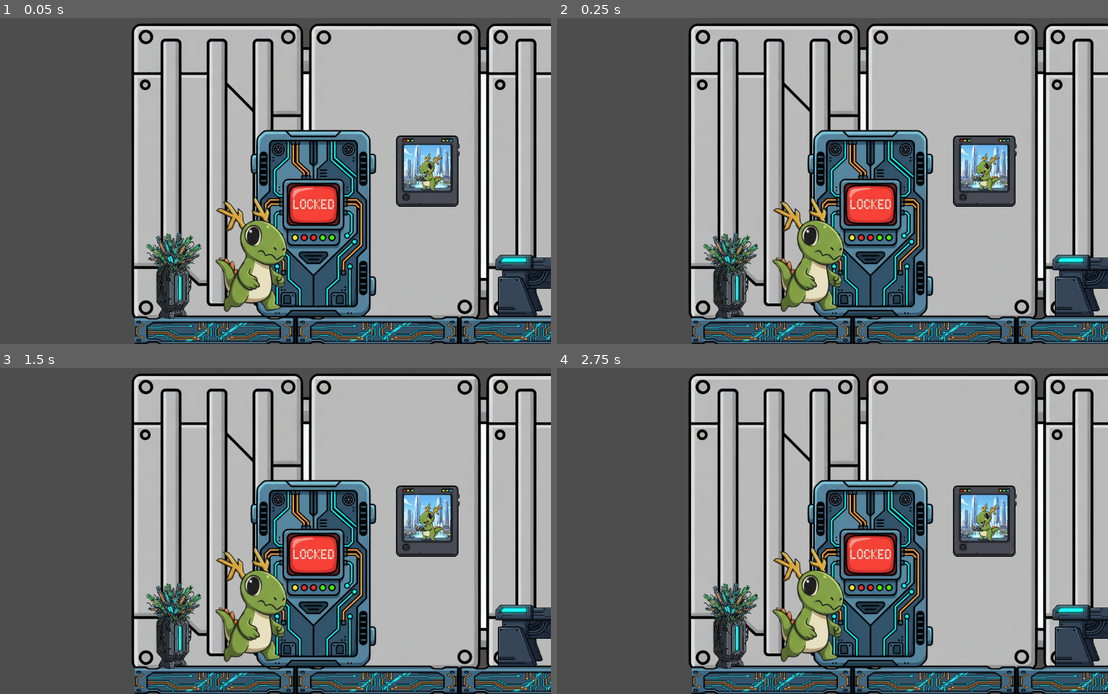
Above: before the commit, frames 1-4 (two rows, left to right).
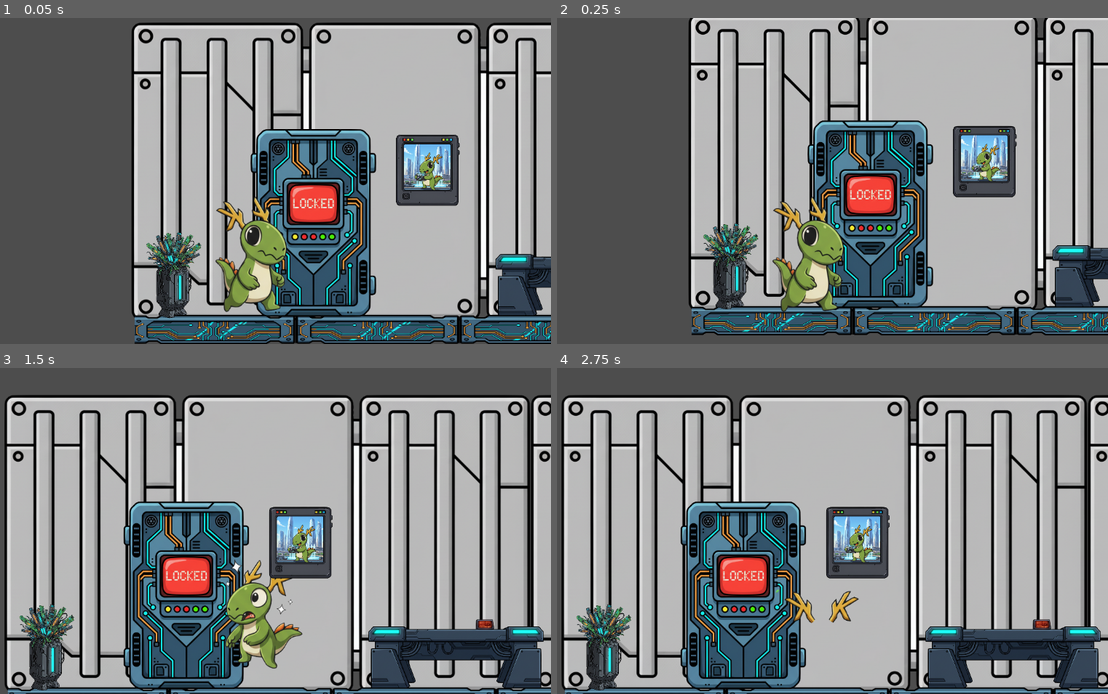
Above: after the commit, the same moments.

Repository: tcanabrava/konquigame
Game: Godot game, scene res://scenes/konqui_bedroom.tscn
The game is run twice, just before and just after one commit, with the same random seed, the same clock (stepped at 60 frames per second) and the same inputs.
Inputs:
- Up to frame 1 (0.05 s): no input
- Up to frame 2 (0.25 s): no input
- Up to frame 3 (1.5 s): tap Enter (run) at 0.5 s; hold Right (right) from 0.53 s (still down); tap Alt (attack) at 0.6 s; tap Space (jump) at 0.77 s; tap Q (fakedeath) at 1.35 s
- Up to frame 4 (2.75 s): tap Space (jump) at 1.52 s; release Right (right) at 2.03 s; hold Left (left) from 2.03 s (still down); hold Enter (run) from 2.03 s (still down)

The runs differ from the first frame. In frame 1, 11% of the frame differs, in the area x 23-100%, y 1-100%; in frame 2, 24%; in frame 3, 73%; in frame 4, 74%, in the area x 0-100%, y 1-100%.
Error before the commit: Parse Error: Class "Konqui2D" hides a global script class. (res://scripts/konqui.gd:3)

Commit message:
https://github.com/tcanabrava/konquigame.git

Diff:
--- a/godot-4.5/scripts/konqui_2d.gd
+++ b/godot-4.5/scripts/konqui_2d.gd
@@ -1,6 +1,6 @@
 extends CharacterBody2D
 
-class_name Konqui2D
+class_name Konqui2Dc
 
 const STRAIGTH_FIRE = preload("uid://buku7o8cfxuma")
 
